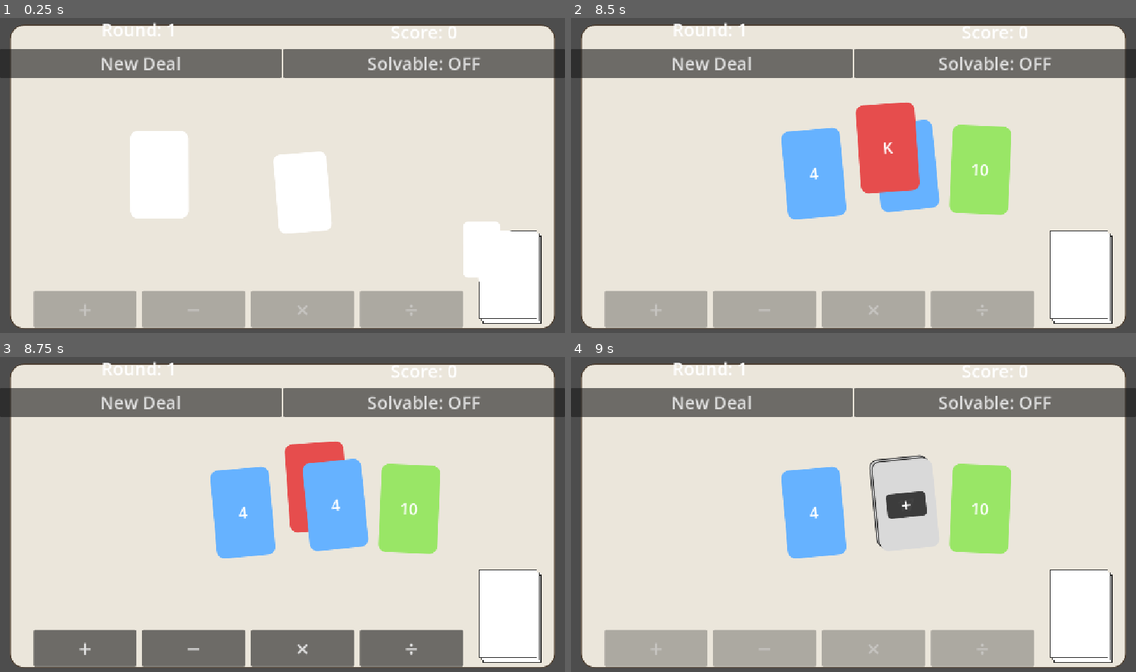
Above: before the commit, frames 1-4 (two rows, left to right).
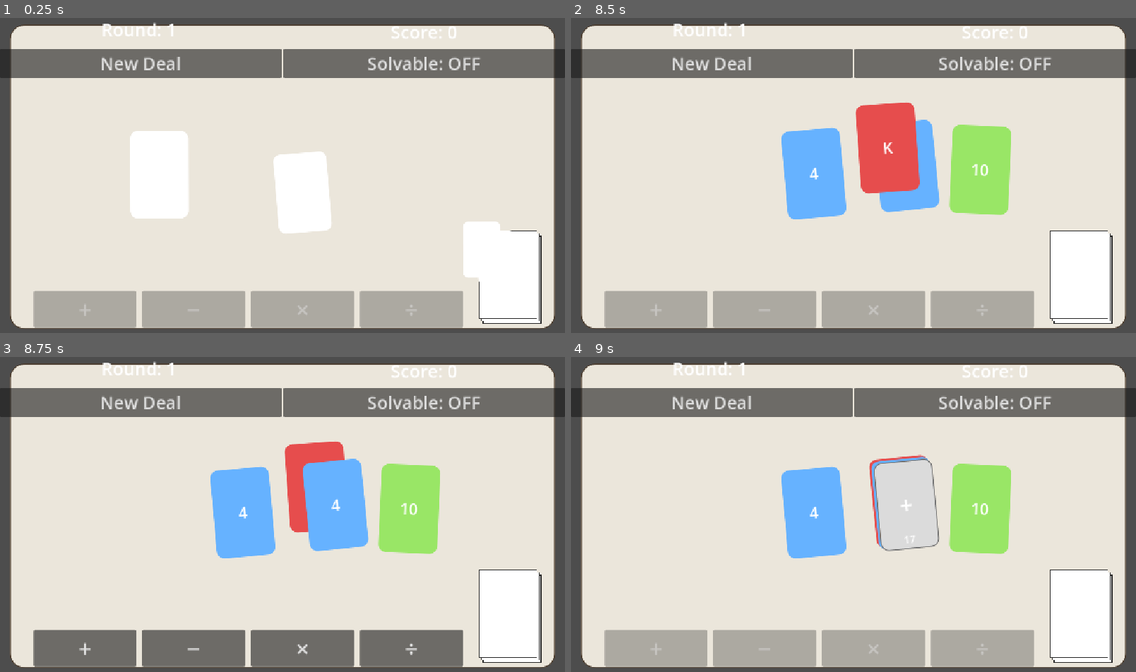
Above: after the commit, the same moments.

Repository: sky-q-xu/card-24
Game: Godot game, scene res://scenes/main.tscn
Same seed, same stepped clock (60 frames per second), same inputs: the game is played once before the commit and once after it.
Inputs (mouse positions are in pixels of both pictures, inside the frame that each line leads up to):
- Up to frame 1 (0.25 s): no input
- Up to frame 2 (8.5 s): click "New Deal" at 0.5 s; click "New Deal" at 1.25 s; click "Solvable: OFF" at 2 s; click "Solvable: ON" at 2.75 s; click "Solvable: OFF" at 3.5 s; click "Solvable: ON" at 4.25 s; click "New Deal" at 5 s; click "Solvable: OFF" at 5.75 s; click "Solvable: ON" at 6.5 s; tap Enter at 7.25 s; move the mouse to (977, 159) at 7.27 s; click (977, 159) at 7.42 s; tap Space at 8 s; drag from (740, 191) to (904, 166) at 8.02 s
- Up to frame 3 (8.75 s): no input
- Up to frame 4 (9 s): click "+" at 8.75 s

Frames 1-3 are identical in both runs. In frame 4, 1.1% of the frame differs, in the area x 52-66%, y 30-62%.
Error in both runs: Invalid assignment of property or key 'input_enabled' with value of type 'bool' on a base object of type 'Nil'. (res://scripts/main.gd:60)

Commit message:
Merged cards show constituent cards and unmerge on click
- Stack layers now display constituent card colors and values
- Merged card main panel looks like the operator buttons (grey, bordered,
  operator symbol in 48px, result value in small label at bottom)
- Clicking a merged card emits unmerged signal → respawns both original
  cards at their pre-merge positions with original rotations
- GameManager.on_unmerge restores the two card entries in cards[]

Co-Authored-By: Claude Sonnet 4.6 <noreply@anthropic.com>

Diff:
--- a/scenes/card.tscn
+++ b/scenes/card.tscn
@@ -1,28 +1,9 @@
-[gd_scene load_steps=5 format=3]
+[gd_scene load_steps=3 format=3]
 
 [ext_resource type="Script" path="res://scripts/card.gd" id="1"]
 
 [sub_resource type="RectangleShape2D" id="1"]
 size = Vector2(120, 180)
-
-[sub_resource type="StyleBoxFlat" id="2"]
-bg_color = Color(0.1, 0.1, 0.1, 0.82)
-corner_radius_top_left = 8
-corner_radius_top_right = 8
-corner_radius_bottom_left = 8
-corner_radius_bottom_right = 8
-
-[sub_resource type="StyleBoxFlat" id="3"]
-bg_color = Color(0.82, 0.82, 0.82, 1)
-border_width_left = 2
-border_width_top = 2
-border_width_right = 2
-border_width_bottom = 2
-border_color = Color(0.2, 0.2, 0.2, 1)
-corner_radius_top_left = 16
-corner_radius_top_right = 16
-corner_radius_bottom_left = 16
-corner_radius_bottom_right = 16
 
 [node name="Card" type="Node2D"]
 script = ExtResource("1")
@@ -33,7 +14,17 @@
 offset_top = -8.0
 offset_right = 112.0
 offset_bottom = 172.0
-theme_override_styles/panel = SubResource("3")
+
+[node name="SL1Label" type="Label" parent="StackLayer1"]
+layout_mode = 1
+anchors_preset = 15
+anchor_right = 1.0
+anchor_bottom = 1.0
+grow_horizontal = 2
+grow_vertical = 2
+theme_override_font_sizes/font_size = 28
+horizontal_alignment = 1
+vertical_alignment = 1
 
 [node name="StackLayer0" type="Panel" parent="."]
 visible = false
@@ -41,7 +32,17 @@
 offset_top = -4.0
 offset_right = 116.0
 offset_bottom = 176.0
-theme_override_styles/panel = SubResource("3")
+
+[node name="SL0Label" type="Label" parent="StackLayer0"]
+layout_mode = 1
+anchors_preset = 15
+anchor_right = 1.0
+anchor_bottom = 1.0
+grow_horizontal = 2
+grow_vertical = 2
+theme_override_font_sizes/font_size = 28
+horizontal_alignment = 1
+vertical_alignment = 1
 
 [node name="Panel" type="Panel" parent="."]
 offset_right = 120.0
@@ -59,24 +60,14 @@
 horizontal_alignment = 1
 vertical_alignment = 1
 
-[node name="OperatorBadge" type="Panel" parent="."]
+[node name="ResultLabel" type="Label" parent="Panel"]
 visible = false
-offset_left = 20.0
-offset_top = 65.0
-offset_right = 100.0
-offset_bottom = 115.0
-theme_override_styles/panel = SubResource("2")
-
-[node name="OperatorLabel" type="Label" parent="OperatorBadge"]
-layout_mode = 1
-anchors_preset = 15
-anchor_right = 1.0
-anchor_bottom = 1.0
-grow_horizontal = 2
-grow_vertical = 2
-theme_override_font_sizes/font_size = 36
-theme_override_colors/font_color = Color(1, 1, 1, 1)
-text = "+"
+layout_mode = 3
+offset_left = 0.0
+offset_top = 142.0
+offset_right = 120.0
+offset_bottom = 178.0
+theme_override_font_sizes/font_size = 20
 horizontal_alignment = 1
 vertical_alignment = 1
 
--- a/scripts/card.gd
+++ b/scripts/card.gd
@@ -2,6 +2,7 @@
 extends Node2D
 
 signal dropped_on(source: Card, target: Card)
+signal unmerged(card: Card)
 
 var value: float
 var display: String
@@ -15,6 +16,15 @@
 var _velocity: Vector2 = Vector2.ZERO
 var _prev_mouse_pos: Vector2 = Vector2.ZERO
 var _gliding: bool = false
+
+var is_merged: bool = false
+var _merge_op: String = ""
+var _merge_source_data: Dictionary = {}
+var _merge_target_data: Dictionary = {}
+var _merge_source_pos: Vector2 = Vector2.ZERO
+var _merge_target_pos: Vector2 = Vector2.ZERO
+var _merge_source_rot: float = 0.0
+var _merge_target_rot: float = 0.0
 
 const FRICTION := 0.88
 const BOUNCE := 0.25
@@ -47,11 +57,43 @@
 
 const _OP_SYMBOL := {"+": "+", "-": "−", "*": "×", "/": "÷"}
 
-func show_as_merged(op: String) -> void:
+func _make_merged_style() -> StyleBoxFlat:
+	var s := StyleBoxFlat.new()
+	s.bg_color = Color(0.86, 0.86, 0.86, 1)
+	s.border_width_left = 2
+	s.border_width_top = 2
+	s.border_width_right = 2
+	s.border_width_bottom = 2
+	s.border_color = Color(0.45, 0.45, 0.45, 1)
+	s.corner_radius_top_left = 16
+	s.corner_radius_top_right = 16
+	s.corner_radius_bottom_left = 16
+	s.corner_radius_bottom_right = 16
+	return s
+
+func show_as_merged(op: String, src_data: Dictionary, src_pos: Vector2, src_rot: float, tgt_data: Dictionary, tgt_pos: Vector2, tgt_rot: float) -> void:
+	is_merged = true
+	_merge_op = op
+	_merge_source_data = src_data.duplicate()
+	_merge_target_data = tgt_data.duplicate()
+	_merge_source_pos = src_pos
+	_merge_source_rot = src_rot
+	_merge_target_pos = tgt_pos
+	_merge_target_rot = tgt_rot
+
+	$StackLayer1.add_theme_stylebox_override("panel", _make_style(_color_for_value(src_data.value)))
+	$StackLayer1/SL1Label.text = src_data.display
 	$StackLayer1.visible = true
+
+	$StackLayer0.add_theme_stylebox_override("panel", _make_style(_color_for_value(tgt_data.value)))
+	$StackLayer0/SL0Label.text = tgt_data.display
 	$StackLayer0.visible = true
-	$OperatorBadge/OperatorLabel.text = _OP_SYMBOL.get(op, op)
-	$OperatorBadge.visible = true
+
+	$Panel.add_theme_stylebox_override("panel", _make_merged_style())
+	$Panel/Label.add_theme_font_size_override("font_size", 48)
+	$Panel/Label.text = _OP_SYMBOL.get(op, op)
+	$Panel/ResultLabel.text = display
+	$Panel/ResultLabel.visible = true
 
 func _color_for_value(v: float) -> Color:
 	match int(v) if absf(v - roundf(v)) < 1e-9 else -1:
@@ -81,6 +123,10 @@
 	if event is InputEventMouseButton:
 		if event.button_index == MOUSE_BUTTON_LEFT:
 			if event.pressed and _is_mouse_over():
+				if is_merged:
+					input_enabled = false
+					emit_signal("unmerged", self)
+					return
 				_original_position = global_position
 				_original_rotation = rotation
 				_dragging = true
--- a/scripts/game_manager.gd
+++ b/scripts/game_manager.gd
@@ -50,6 +50,11 @@
 			score -= 1
 			emit_signal("game_lost")
 
+func on_unmerge(merged_idx: int, data_a: Dictionary, data_b: Dictionary) -> void:
+	cards.remove_at(merged_idx)
+	cards.push_back(data_a)
+	cards.push_back(data_b)
+
 func _value_to_display(v: int) -> String:
 	match v:
 		1: return "A"
--- a/scripts/main.gd
+++ b/scripts/main.gd
@@ -96,8 +96,15 @@
 	merged.global_position = target.global_position
 	merged.rotation = target.rotation
 	add_child(merged)
-	merged.show_as_merged(op)
+	merged.show_as_merged(
+		op,
+		{"value": source.value, "display": source.display, "suit": source.suit},
+		source._original_position, source._original_rotation,
+		{"value": target.value, "display": target.display, "suit": target.suit},
+		target.global_position, target.rotation
+	)
 	merged.dropped_on.connect(_on_card_dropped_on)
+	merged.unmerged.connect(_on_card_unmerged)
 
 	_live_cards.remove_at(hi)
 	_live_cards.remove_at(lo)
@@ -107,6 +114,33 @@
 	target.queue_free()
 
 	GameManager.on_merge(idx_a, idx_b, result)
+	_set_cards_interactive(true)
+
+func _on_card_unmerged(merged: Card) -> void:
+	var merged_idx := _card_index(merged)
+
+	var card_a: Card = CARD_SCENE.instantiate()
+	card_a.setup(merged._merge_source_data.value, merged._merge_source_data.display, merged._merge_source_data.suit)
+	card_a.global_position = merged._merge_source_pos
+	card_a.rotation = merged._merge_source_rot
+	card_a.dropped_on.connect(_on_card_dropped_on)
+	card_a.unmerged.connect(_on_card_unmerged)
+	add_child(card_a)
+
+	var card_b: Card = CARD_SCENE.instantiate()
+	card_b.setup(merged._merge_target_data.value, merged._merge_target_data.display, merged._merge_target_data.suit)
+	card_b.global_position = merged._merge_target_pos
+	card_b.rotation = merged._merge_target_rot
+	card_b.dropped_on.connect(_on_card_dropped_on)
+	card_b.unmerged.connect(_on_card_unmerged)
+	add_child(card_b)
+
+	GameManager.on_unmerge(merged_idx, merged._merge_source_data, merged._merge_target_data)
+	_live_cards.remove_at(merged_idx)
+	_live_cards.push_back(card_a)
+	_live_cards.push_back(card_b)
+
+	merged.queue_free()
 	_set_cards_interactive(true)
 
 func _apply_op(a: float, b: float, op: String) -> Variant:
